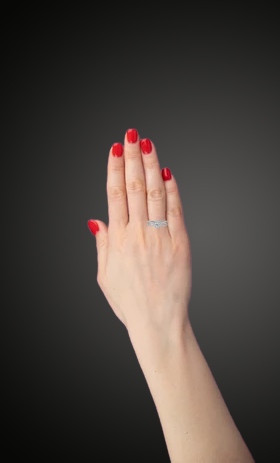
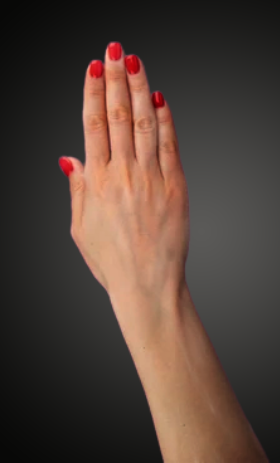
Layered file, before and after one edit (280 x 463). Changes by layer:
hid "Layer 2", painted on it over <box>129,152,168,229</box>
painted on "Background" over <box>58,41,271,463</box>
